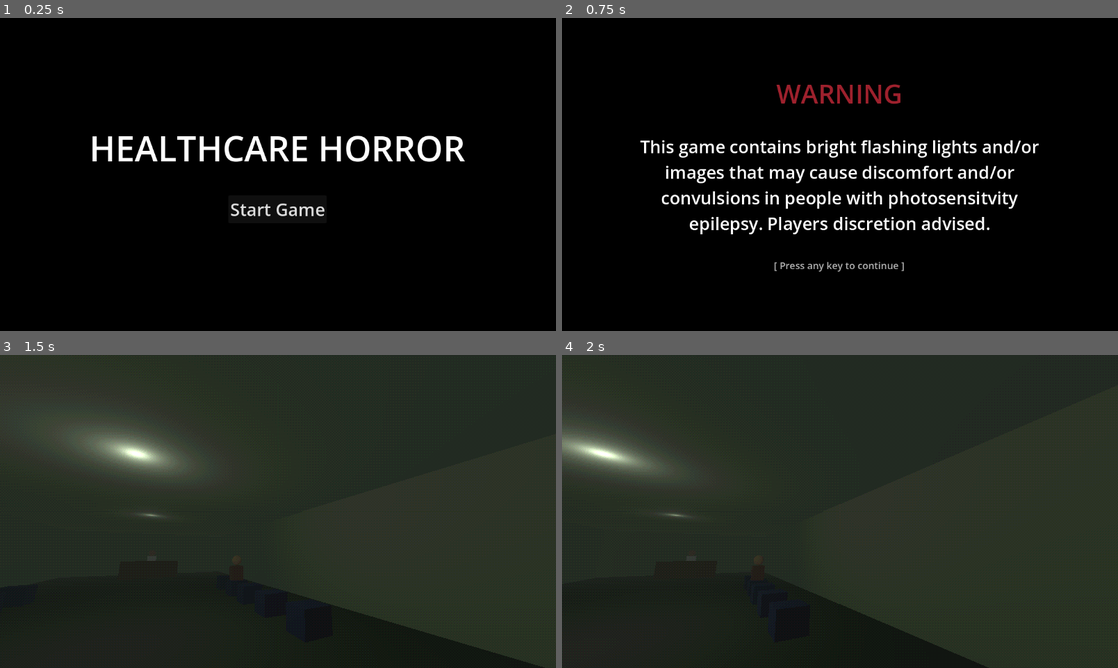
Above: before the commit, frames 1-4 (two rows, left to right).
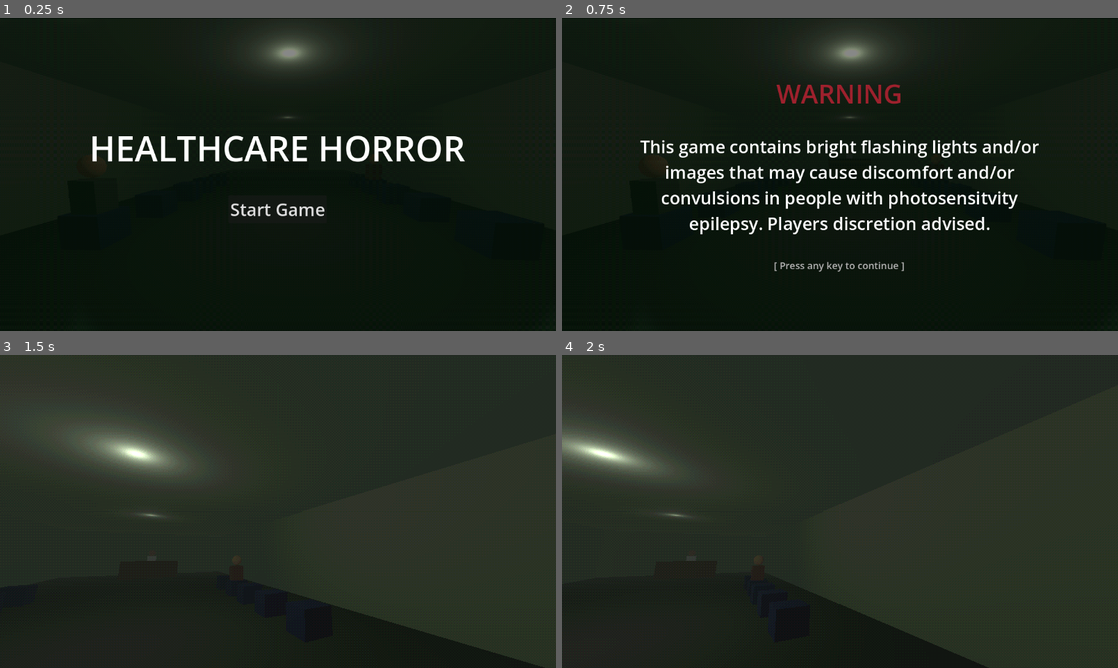
Above: after the commit, the same moments.

Repository: qweliant/healthcare-horror
Game: Godot game, scene res://scenes/title/title.tscn
The game is run twice, just before and just after one commit, with the same random seed, the same clock (stepped at 60 frames per second) and the same inputs.
Inputs (mouse positions are in pixels of both pictures, inside the frame that each line leads up to):
- Up to frame 1 (0.25 s): no input
- Up to frame 2 (0.75 s): click "Start Game" at 0.5 s
- Up to frame 3 (1.5 s): tap Enter at 1.25 s; move the mouse to (400, 495) at 1.27 s; hold D (move_right) from 1.28 s (still down); hold Space (advance_dialogue) from 1.28 s (still down); click (400, 495) at 1.42 s
- Up to frame 4 (2 s): keep holding D (move_right); keep holding Space (advance_dialogue)

The runs differ from the first frame. In frame 1, 45% of the frame differs, in the area x 0-100%, y 0-100%; in frame 2, 45%; in frame 3, nothing differs; in frame 4, nothing differs.

Commit message:
update title screen

Diff:
--- a/scenes/title/title.tscn
+++ b/scenes/title/title.tscn
@@ -1,6 +1,7 @@
 [gd_scene format=3 uid="uid://clqqc6fkv7rke"]
 
 [ext_resource type="Script" uid="uid://b1riwn4fcbnij" path="res://scenes/title/title_screen.gd" id="1_5vtrw"]
+[ext_resource type="Texture2D" uid="uid://b2ohtnvmtyk6e" path="res://title-screen.png" id="2_ds13r"]
 
 [node name="TitleScreen" type="Node" unique_id=1010146771]
 script = ExtResource("1_5vtrw")
@@ -12,6 +13,16 @@
 grow_horizontal = 2
 grow_vertical = 2
 color = Color(0, 0, 0, 1)
+
+[node name="TextureRect" type="TextureRect" parent="TitleCard" unique_id=1622518274]
+layout_mode = 1
+anchors_preset = 15
+anchor_right = 1.0
+anchor_bottom = 1.0
+grow_horizontal = 2
+grow_vertical = 2
+texture = ExtResource("2_ds13r")
+expand_mode = 3
 
 [node name="MarginContainer" type="MarginContainer" parent="." unique_id=1974108518]
 offset_right = 1150.0
Binary file added: title-screen.png
Not shown, added: title-screen.png.import
